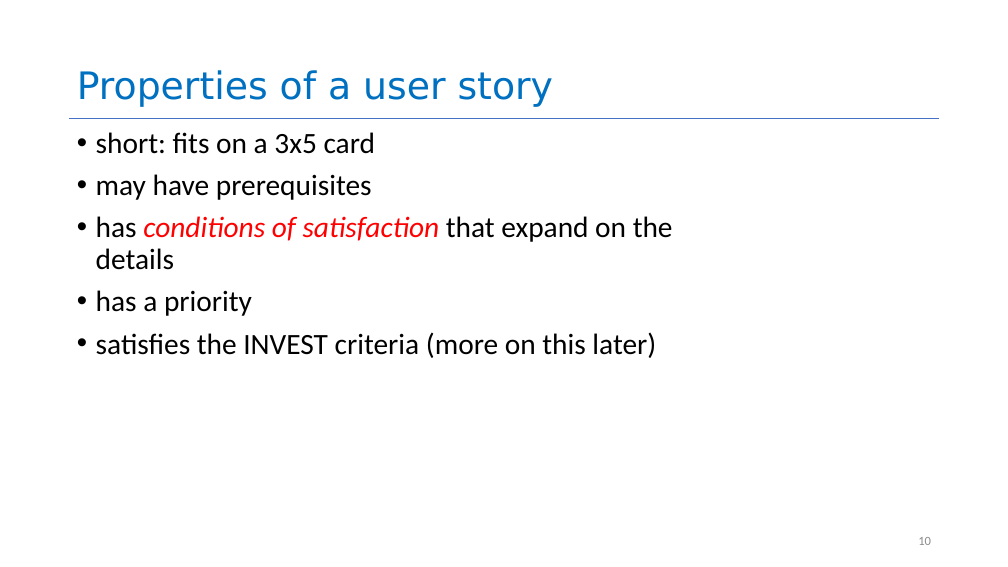
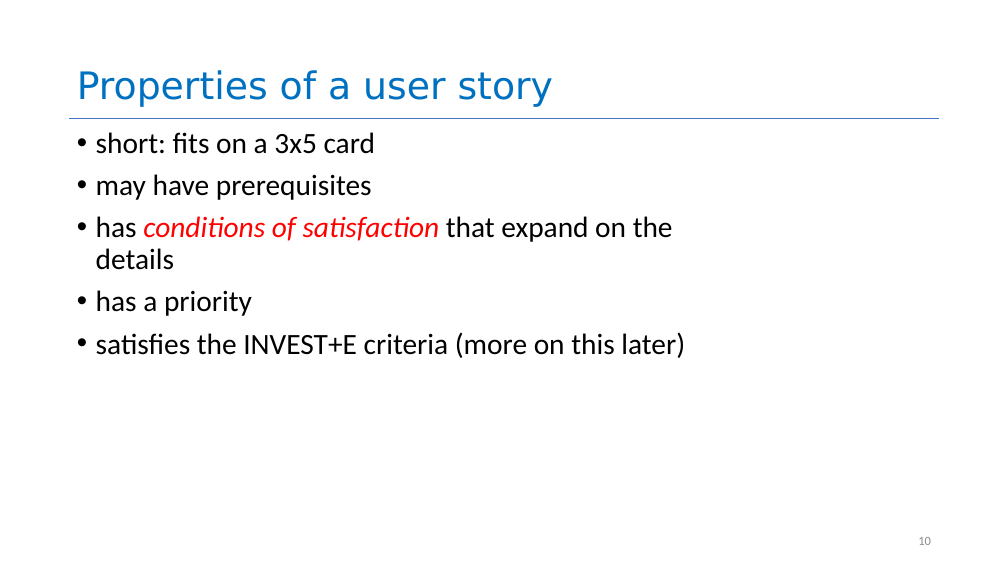
Before and after one commit to yashburshe/CS4530-Fall-2025, a slide deck: slide 10 of Slides/Module 01.2 Requirements Gathering.pptx. Drawn at 1008x567 pixels with LibreOffice and Linux fonts; fonts in the diff are those of the drawing. Boxes give left, top, right and bottom in pixels: in the first picture for what was removed or moved away, otherwise in the second. Text is boxed around its words. In the diff, an @@ line names an element or a change of style, - is before the commit and + after.

```diff
--- a/Slides/Module 01.2 Requirements Gathering.pptx
+++ b/Slides/Module 01.2 Requirements Gathering.pptx
@@ text at bbox=[96, 332, 685, 358]: text changed @@
-• satisfies the INVEST criteria (more on this later)
+• satisfies the INVEST+E criteria (more on this later)
```
Also in this commit, not shown: 9 other slides changed, 2 slides added, 9 slides removed, 1 other file.
